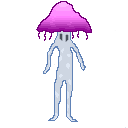
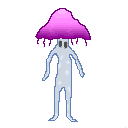
Two versions of the same layered image (128 x 128). Layer-by-layer changes:
removed layer "details" over [38, 31, 92, 104]
painted on "Layer" over [35, 1, 92, 104]
